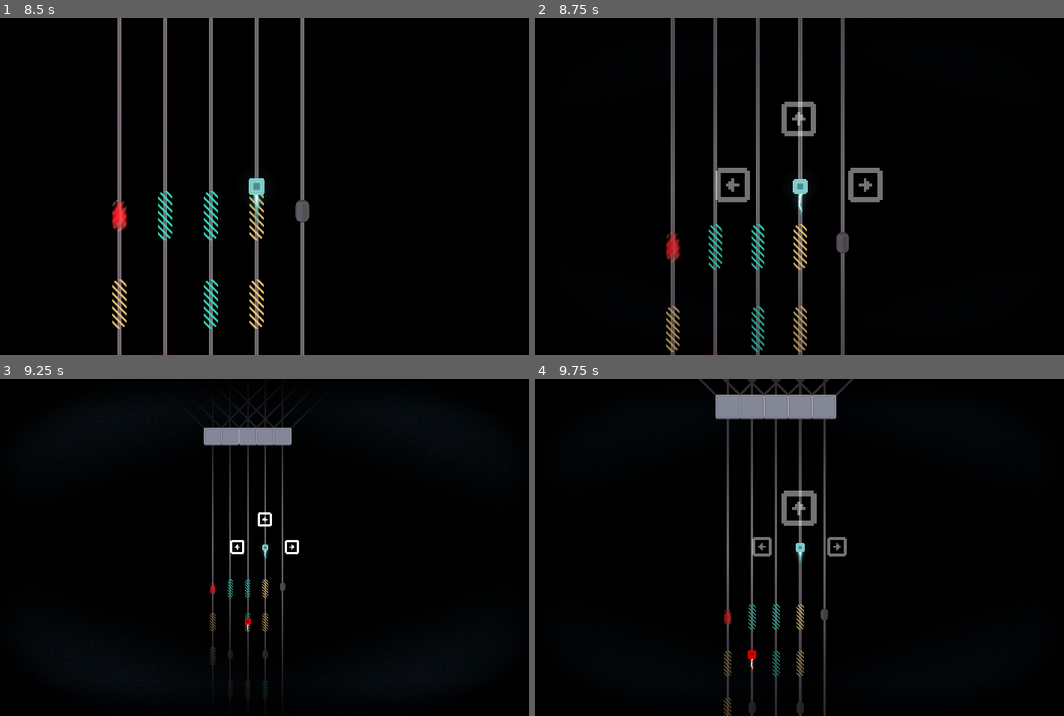
Above: before the commit, frames 1-4 (two rows, left to right).
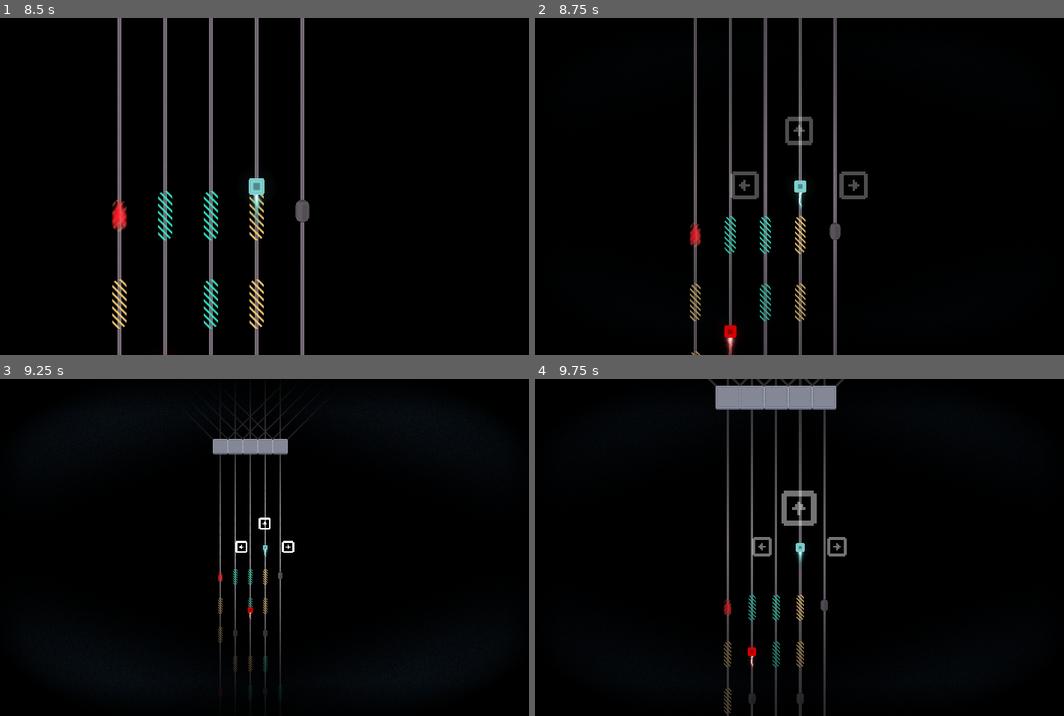
Above: after the commit, the same moments.

Repository: elpozewaunig/LanLinerReconciliation
Game: Godot game, scene res://scenes/main.tscn
The game is run twice, just before and just after one commit, with the same random seed, the same clock (stepped at 60 frames per second) and the same inputs.
Inputs:
- Up to frame 1 (8.5 s): hold Right (ui_right) 0.53-1.28 s; hold Left (ui_left) 1.28-2.03 s; hold Right (ui_right) 2.03-2.78 s; hold Up (ui_up) 2.78-3.53 s; hold Left (ui_left) 3.53-5.78 s; hold Right (ui_right) 5.78-6.53 s; hold Up (ui_up) 6.53-7.28 s; hold Right (ui_right) 7.28-8.03 s; hold Left (ui_left) from 8.03 s (still down)
- Up to frame 2 (8.75 s): keep holding Left (ui_left)
- Up to frame 3 (9.25 s): keep holding Left (ui_left)
- Up to frame 4 (9.75 s): release Left (ui_left) at 9.53 s; hold Up (ui_up) from 9.53 s (still down)

Frame 1 is identical in both runs. In frame 2, 8.9% of the frame differs, in the area x 24-66%, y 0-100%; in frame 3, 3.4%; in frame 4, 2.5%.

Commit message:
Prevent lane switching, prevent accidental choices

Diff:
--- a/scripts/Player.gd
+++ b/scripts/Player.gd
@@ -4,6 +4,7 @@
 @onready var controls = $ControlOverlay
 
 var zoom_fact = 0.001
+var lane_lock = false
 
 signal force_next_choice(branch)
 signal choice_btn_pressed(btn)
@@ -25,6 +26,12 @@
 
 	# If progress nears the current path's end, slow down
 	if progress_ratio > 0.75 and branch_choice == null and total_progress >= game_manager.enemy.total_progress and branches.has("SChild"):
+		# From now on switching lanes is prohibited, until a choice is made
+		lane_lock = true
+
+		# There is a brief period where no choices may be made to prevent accidental choices
+		var allow_choice = false
+
 		# Show vignette
 		vignette.show()
 		vignette.modulate.a += delta * 2
@@ -33,7 +40,7 @@
 
 		# Show available choices
 		controls.show()
-		controls.modulate.a += delta * 3
+		controls.modulate.a += delta * 2
 		if controls.modulate.a > 1:
 			controls.modulate.a = 1
 
@@ -50,26 +57,31 @@
 		else:
 			controls.right.hide()
 
-		game_manager.tick_speed -= delta
+		game_manager.tick_speed -= delta * 2
 		if game_manager.tick_speed < 0.3:
 			game_manager.tick_speed = 0.3
+			# When player has fully slowed down, allow choice
+			allow_choice = true
 
 		# Set the branch to proceed to based on input
-		if Input.is_action_just_pressed("ui_up") and branches.has("SChild"):
-			branch_choice = branches["SChild"]
-			emit_signal("force_next_choice", branch_choice)
-			emit_signal("choice_btn_pressed", controls.up)
-		elif Input.is_action_just_pressed("ui_left") and branches.has("LChild"):
-			branch_choice = branches["LChild"]
-			emit_signal("force_next_choice", branch_choice)
-			emit_signal("choice_btn_pressed", controls.left)
-		elif Input.is_action_just_pressed("ui_right") and branches.has("RChild"):
-			branch_choice = branches["RChild"]
-			emit_signal("force_next_choice", branch_choice)
-			emit_signal("choice_btn_pressed", controls.right)
+		if allow_choice:
+			if Input.is_action_just_pressed("ui_up") and branches.has("SChild"):
+				branch_choice = branches["SChild"]
+				emit_signal("force_next_choice", branch_choice)
+				emit_signal("choice_btn_pressed", controls.up)
+			elif Input.is_action_just_pressed("ui_left") and branches.has("LChild"):
+				branch_choice = branches["LChild"]
+				emit_signal("force_next_choice", branch_choice)
+				emit_signal("choice_btn_pressed", controls.left)
+			elif Input.is_action_just_pressed("ui_right") and branches.has("RChild"):
+				branch_choice = branches["RChild"]
+				emit_signal("force_next_choice", branch_choice)
+				emit_signal("choice_btn_pressed", controls.right)
 
 	# Speed back up
 	else:
+		lane_lock = false
+
 		# Hide vignette
 		vignette.modulate.a -= delta * 2
 		if vignette.modulate.a <= 0:
@@ -94,14 +106,14 @@
 	camera.zoom.y = 1 / (speed * zoom_fact + 0.5) * game_manager.tick_speed
 
 	# Switch to left or right lane on input
-	if Input.is_action_just_pressed("ui_left") and branch_choice == null:
+	if Input.is_action_just_pressed("ui_left") and !lane_lock:
 		if current_lane > 0:
 			current_lane -= 1
 			var last_global_x = camera.global_position.x
 			switch_lane(current_lane)
 			camera.transition_from_x(last_global_x)
 
-	if Input.is_action_just_pressed("ui_right") and branch_choice == null:
+	if Input.is_action_just_pressed("ui_right") and !lane_lock:
 		if current_lane < lane_count - 1:
 			current_lane += 1
 			var last_global_x = camera.global_position.x
